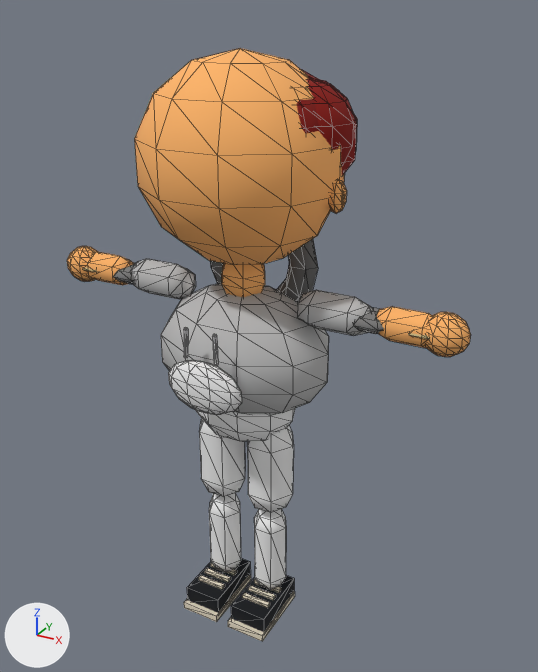
The glTF model public/v2/models/kid_mimi_mash.glb: old version first, new version second.
One viewpoint serves both versions: a 50 mm camera at (2.39, -4.0, 4.21) aimed at (0.1, 0.17, 2.13). The lights are fixed; the arrows at lower left show +X, +Y and +Z. The first picture is the older version. Mesh edges are drawn as thin lines. Objects named as collision shapes, trigger or cutter boxes, shadow casters or lower levels of detail are left out. Vertices at exactly the same position are counted once.

Names of what the first picture shows: 'kid_mimi_mash_LOD0'.
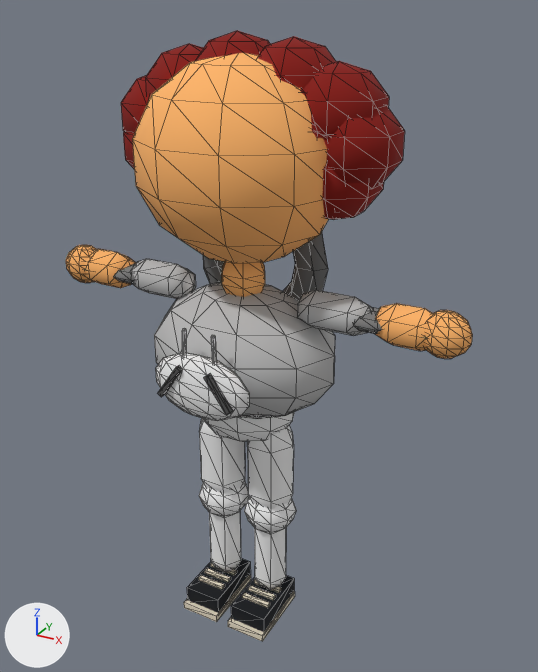
What changed in the scene script:
```text
Change me_kid_mimi_mash_lod0:
    used by ob_kid_mimi_mash_lod0; location = (0.0, 0.0, 0.0)
    remove me_kid_mimi_mash_lod0.from_pydata(...)  # 1931 vertices, 3330 faces; spans x -1.51..1.51, y -0.59..0.71, z -0.06..4.0
    add me_kid_mimi_mash_lod0.from_pydata(...)  # 1896 vertices, 3174 faces; spans x -1.52..1.52, y -0.64..0.74, z -0.06..4.09
    me_kid_mimi_mash_lod0 part 1: the loose piece of 77 vertices spanning x -0.66..0.66, y -0.59..0.59, z 2.71..4.0 is scaled about its middle by (1.03, 1, 0.98)
    me_kid_mimi_mash_lod0 part 2: the loose piece of 78 vertices spanning x -0.41..0.43, y 0.16..0.32, z 2.18..3.14 is scaled about its middle by (1.16, 1.14, 1.16), then moved by (0.0, 0.01, 0.0)
    me_kid_mimi_mash_lod0 part 3: the loose piece of 67 vertices spanning x -0.28..0.28, y -0.58..-0.44, z 1.83..2.19 is scaled about its middle by (1.28, 1.2, 1.22), then moved by (0.0, -0.03, 0.02)
    me_kid_mimi_mash_lod0 part 4: a new loose piece, a UV sphere (7 segments, 5 rings, poles along z) spanning x 0.39..0.94, y -0.16..0.41, z 3.21..3.76, in mat_m_hair
    me_kid_mimi_mash_lod0 part 5: a new loose piece, a UV sphere (7 segments, 5 rings, poles along z) spanning x 0.28..0.83, y -0.16..0.41, z 3.39..3.94, in mat_m_hair
    me_kid_mimi_mash_lod0 part 6: a new loose piece, a UV sphere (7 segments, 5 rings, poles along z) spanning x -0.01..0.55, y -0.16..0.41, z 3.51..4.07, in mat_m_hair
    me_kid_mimi_mash_lod0 part 7: a new loose piece, a UV sphere (7 segments, 5 rings, poles along z) spanning x -0.39..0.17, y -0.16..0.41, z 3.54..4.09, in mat_m_hair
    me_kid_mimi_mash_lod0 part 8: a new loose piece, a UV sphere (7 segments, 5 rings, poles along z) spanning x -0.74..-0.18, y -0.16..0.41, z 3.46..4.01, in mat_m_hair
    me_kid_mimi_mash_lod0 part 9: a new loose piece, a UV sphere (7 segments, 5 rings, poles along z) spanning x -0.94..-0.39, y -0.16..0.41, z 3.3..3.85, in mat_m_hair
    me_kid_mimi_mash_lod0 part 10: a new loose piece, a UV sphere (7 segments, 5 rings, poles along z) spanning x -0.94..-0.39, y -0.16..0.41, z 3.11..3.66, in mat_m_hair
    me_kid_mimi_mash_lod0 part 11: a new loose piece, a UV sphere (7 segments, 5 rings, poles along z) spanning x 0.28..0.83, y -0.16..0.41, z 3.02..3.58, in mat_m_hair
    me_kid_mimi_mash_lod0 part 12: the loose piece of 67 vertices spanning x -0.67..0.67, y -0.34..0.71, z 3.05..3.91 is scaled about its middle by (1.07, 1.07, 1.14)
    me_kid_mimi_mash_lod0 part 13: a new loose piece of 60 vertices spanning x -0.4..-0.02, y -0.19..0.19, z 0.65..1.0, in mat_m_uniform
    me_kid_mimi_mash_lod0 part 14: a new loose piece of 60 vertices spanning x 0.0..0.38, y -0.19..0.19, z 0.65..1.0, in mat_m_uniform
    me_kid_mimi_mash_lod0 part 15: 9 loose pieces with 558 vertices, spanning x -0.66..0.69, y -0.4..0.59, z 3.25..3.84, are deleted
    me_kid_mimi_mash_lod0 part 16: 285 vertices moved from x -1.51..1.51, y -0.54..0.43, z 1.67..2.6 to x -1.52..1.52, y -0.56..0.47, z 1.67..2.61; 26 vertices removed from x -0.13..0.63, y -0.54..0.21, z 1.67..2.41; 99 vertices added at x -0.49..0.67, y -0.64..0.38, z 1.67..2.41
    other edits to the shape of me_kid_mimi_mash_lod0 do not show in these pictures
```

Changed parts and their boxes (x1, y1, x2, y2) in the pictures (538 x 672 px; the box of a moved part takes in the faces that stretch with it):
'kid_mimi_mash_LOD0', reshaped: before (67, 48, 471, 642); after (66, 30, 472, 642)
part 1 of me_kid_mimi_mash_lod0, moved or reshaped: before (134, 48, 344, 265); after (132, 53, 328, 263)
part 2 of me_kid_mimi_mash_lod0, moved or reshaped: before (210, 239, 318, 302); after (203, 232, 328, 301)
part 3 of me_kid_mimi_mash_lod0, moved or reshaped: before (168, 360, 242, 415); after (156, 353, 249, 421)
part 4 of me_kid_mimi_mash_lod0, added (red): after (324, 105, 405, 189)
part 5 of me_kid_mimi_mash_lod0, added (red): after (304, 61, 389, 139)
part 6 of me_kid_mimi_mash_lod0, added (red): after (257, 36, 336, 89)
part 7 of me_kid_mimi_mash_lod0, added (red): after (195, 30, 270, 61)
part 8 of me_kid_mimi_mash_lod0, added (red): after (145, 43, 203, 96)
part 9 of me_kid_mimi_mash_lod0, added (red): after (121, 76, 151, 133)
part 10 of me_kid_mimi_mash_lod0, added: after (123, 131, 135, 170)
part 11 of me_kid_mimi_mash_lod0, added (red): after (322, 163, 384, 220)
part 12 of me_kid_mimi_mash_lod0, moved or reshaped (mostly hidden): before (302, 70, 357, 175); after (300, 88, 322, 138)
part 13 of me_kid_mimi_mash_lod0, added: after (199, 480, 249, 516)
part 14 of me_kid_mimi_mash_lod0, added: after (244, 497, 296, 533)
part 15 of me_kid_mimi_mash_lod0, deleted (red): before (297, 78, 356, 166)
part 16 of me_kid_mimi_mash_lod0, moved or reshaped: before (67, 246, 471, 415); after (66, 245, 472, 419)
